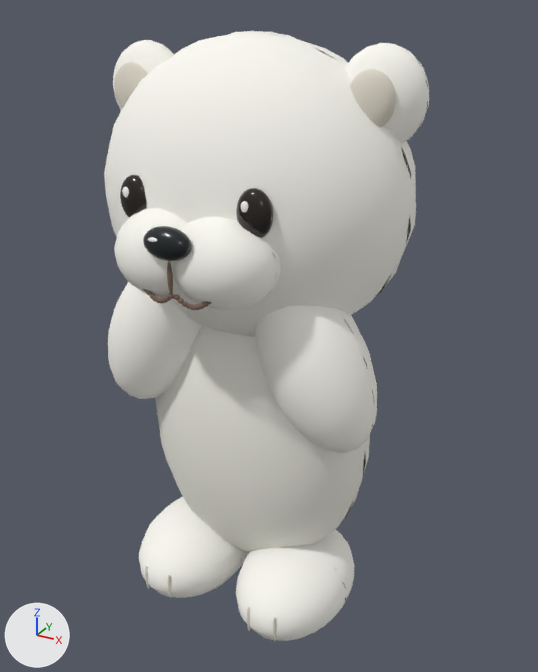
One commit to the glTF model docs/bear/model.glb: the scene before it, then after it.
Rendered twice from a 50 mm lens placed at (1.32, -2.34, 2.34), pointed at (0.05, -0.02, 1.18). Every picture has the same lights, and +X, +Y and +Z are marked at lower left. The first picture is the older version. Where no turn or scale is listed for an object, it has been applied to the vertices. Vertices at exactly the same position are counted once.

Names of what the first picture shows: 'arm_left', 'arm_right', 'black_eye.001', 'foot', 'foot.001', 'inner_ear.001', 'muzzle_cheek', 'muzzle_cheek.001', 'nose', 'pear_shaped_body', 'round_ear.001', 'round_head' and 10 more.
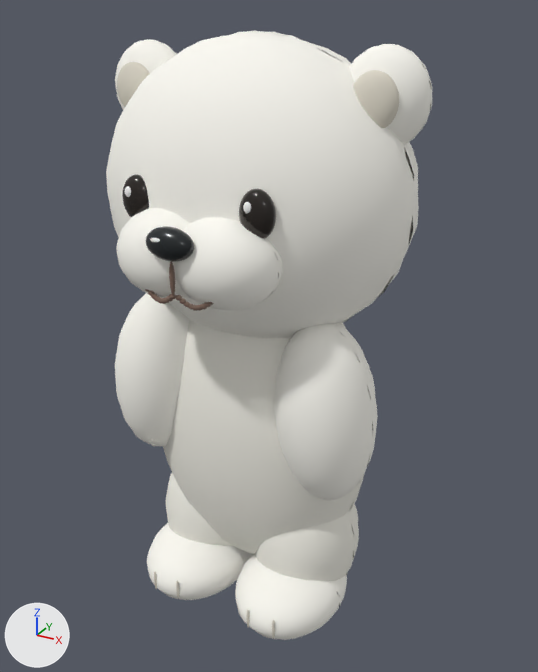
ob_bear_y_up is not drawn itself; it is the parent of ob_pear_shaped_body, ob_round_head, ob_foot, ob_arm_left, ob_foot_001, ob_arm_right, ob_little_tail.

Where the newer file only moved an object's origin or applied its transform, the numbers keep the older frame.

Where the change shows, as pixel boxes [x1, y1, x2, y2] in the pictures (538 x 672 px):
'round_head', turned: before [104, 30, 416, 337]; after [106, 30, 419, 338]
'pear_shaped_body', turned: before [156, 325, 370, 553]; after [163, 319, 365, 555]
'continuous_soft_arm.001', added: after [274, 323, 378, 500]
'arm_right', no longer drawn: before [255, 305, 377, 453]
'foot.001', moved, rescaled: before [236, 530, 355, 641]; after [235, 554, 347, 640]
'continuous_soft_arm', added: after [115, 293, 189, 447]
'muzzle_cheek.001', turned: before [172, 217, 280, 310]; after [174, 217, 283, 311]
'arm_left', no longer drawn: before [108, 282, 202, 399]
'foot', moved, rescaled: before [139, 497, 248, 598]; after [147, 523, 252, 600]
'short_leg.001', added: after [255, 503, 359, 581]
'round_ear.001', turned: before [346, 43, 429, 144]; after [349, 44, 432, 145]
'muzzle_cheek', turned: before [114, 208, 187, 299]; after [116, 208, 190, 300]
'inner_ear.001', turned: before [350, 69, 396, 127]; after [353, 70, 399, 128]
'short_leg', added: after [166, 473, 232, 546]
'black_eye.001', turned: before [236, 188, 273, 238]; after [239, 189, 276, 239]
'nose', turned: before [143, 226, 192, 261]; after [146, 226, 194, 262]
'round_ear', turned: before [113, 40, 174, 110]; after [115, 39, 177, 110]
'inner_ear', turned: before [115, 62, 147, 108]; after [117, 62, 150, 107]
'black_eye', turned: before [120, 175, 147, 217]; after [122, 174, 149, 217]
'philtrum', turned: before [167, 261, 173, 295]; after [169, 261, 175, 296]
'eye_glint.001', turned: before [241, 201, 248, 213]; after [243, 202, 251, 213]
'eye_glint', turned: before [122, 187, 129, 197]; after [125, 187, 131, 197]
'nose_highlight', turned: before [148, 237, 157, 242]; after [150, 238, 160, 242]
'smile_stitch.009', turned: before [173, 294, 180, 300]; after [175, 295, 182, 301]
'smile_stitch.010', turned: before [177, 298, 184, 304]; after [179, 298, 186, 304]
'smile_stitch', turned: before [167, 293, 174, 299]; after [169, 294, 176, 299]
'smile_stitch.015', turned: before [198, 303, 204, 309]; after [200, 304, 207, 309]
'smile_stitch.016', turned: before [202, 301, 209, 307]; after [204, 302, 211, 307]
'smile_stitch.012', turned: before [186, 303, 192, 309]; after [188, 304, 193, 310]
'smile_stitch.011', turned: before [182, 301, 188, 307]; after [184, 302, 190, 307]
'smile_stitch.014', turned: before [194, 304, 200, 310]; after [196, 305, 202, 311]
'smile_stitch.013', turned: before [190, 304, 195, 310]; after [193, 305, 197, 311]
'smile_stitch.002', turned: before [161, 297, 168, 303]; after [163, 297, 170, 303]
'smile_stitch.001', turned: before [164, 295, 171, 301]; after [166, 296, 173, 301]
'smile_stitch.006', turned: before [149, 293, 156, 299]; after [151, 294, 157, 299]
'smile_stitch.007', turned: before [146, 291, 152, 295]; after [148, 291, 155, 296]
'smile_stitch.005', turned: before [152, 296, 158, 302]; after [154, 296, 160, 302]
'smile_stitch.003', turned: before [158, 298, 164, 303]; after [160, 298, 165, 304]
'smile_stitch.004', turned: before [155, 298, 160, 303]; after [157, 298, 162, 303]
'smile_stitch.017', turned (not visible before): after [208, 302, 214, 305]

The edits, one by one:
me_foot is used by ob_foot; parent ob_bear_y_up; location (-0.245, -0.14, 0.17).
me_foot had 1189 vertices, 2240 faces and spanned x -0.226..0.226, y -0.312..0.311, z -0.182..0.182.
me_foot now has 1189 vertices, 2240 faces and spans x -0.221..0.221, y -0.276..0.276, z -0.147..0.147.
me_foot part 1: the whole mesh is scaled about its middle by (0.978, 0.887, 0.806).
me_foot_001 is used by ob_foot_001; parent ob_bear_y_up; location (0.245, -0.14, 0.17).
me_foot_001 had 1189 vertices, 2240 faces and spanned x -0.226..0.226, y -0.312..0.311, z -0.182..0.182.
me_foot_001 now has 1189 vertices, 2240 faces and spans x -0.221..0.221, y -0.276..0.276, z -0.147..0.147.
me_foot_001 part 2: the whole mesh is scaled about its middle by (0.978, 0.887, 0.806).
Mesh me_short_leg_001 is new.
It has 1189 vertices, 2240 faces and spans x -0.221..0.221, y -0.236..0.236, z -0.303..0.303.
It uses material mat_ivory (white #f1efe6).
Mesh me_continuous_soft_arm_001 is new.
It has 1189 vertices, 2240 faces and spans x -0.183..0.184, y -0.201..0.201, z -0.352..0.352.
It uses material mat_cream (white #fdfbf3).
Mesh me_continuous_soft_arm is new.
It has 1189 vertices, 2240 faces and spans x -0.181..0.184, y -0.201..0.201, z -0.353..0.352.
It uses material mat_cream (white #fdfbf3).
Object 'Bear_Y_up' (ob_bear_y_up) turns from (0, -0.5, 0) to (0, -0.2, 0) degrees about x, y and z.
In object 'foot' (ob_foot), parent goes from ob_bear_y_up to ob_short_leg.
Object 'foot' (ob_foot) moves from (-0.245, -0.14, 0.17) to (0.0, -0.13, -0.18).
Object 'arm_left' (ob_arm_left) now shows nothing instead of me_arm_left.
Object 'arm_left' (ob_arm_left) moves from (-0.34, -0.19, 1.2) to (-0.305, -0.045, 1.245).
Object 'arm_left' (ob_arm_left) turns from (0, 24, 0) to (0, 5.3, 0) degrees about x, y and z.
In object 'foot.001' (ob_foot_001), parent goes from ob_bear_y_up to ob_short_leg_001.
Object 'foot.001' (ob_foot_001) moves from (0.245, -0.14, 0.17) to (0.0, -0.13, -0.18).
Object 'arm_right' (ob_arm_right) now shows nothing instead of me_arm_right.
Object 'arm_right' (ob_arm_right) moves from (0.34, -0.19, 1.2) to (0.305, -0.045, 1.245).
Object 'arm_right' (ob_arm_right) turns from (0, -26, 0) to (0, -6.1, 0) degrees about x, y and z.
Object 'short_leg.001' (ob_short_leg_001) is new; it shows me_short_leg_001.
Its parent is ob_bear_y_up.
Its location is (0.225, -0.015, 0.31).
Object 'short_leg' (ob_short_leg) is new; it shows a copy of me_short_leg_001.
Its parent is ob_bear_y_up.
Its location is (-0.225, -0.015, 0.31).
Object 'continuous_soft_arm.001' (ob_continuous_soft_arm_001) is new; it shows me_continuous_soft_arm_001.
Its location is (0.363, -0.165, 1.006).
Object 'continuous_soft_arm' (ob_continuous_soft_arm) is new; it shows me_continuous_soft_arm.
Its location is (-0.366, -0.165, 1.003).
